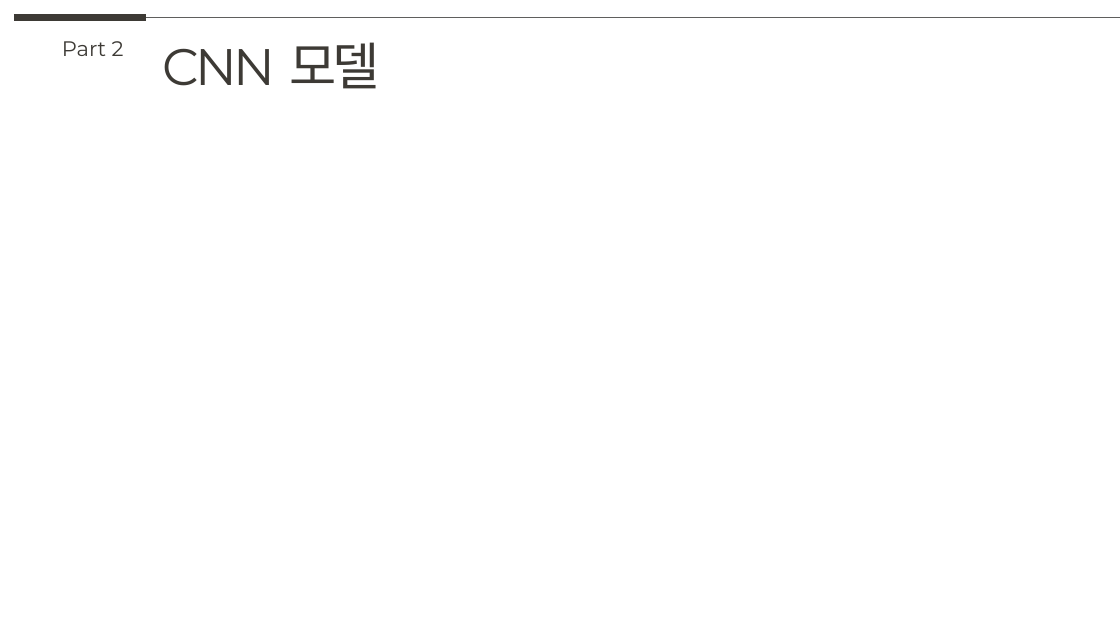
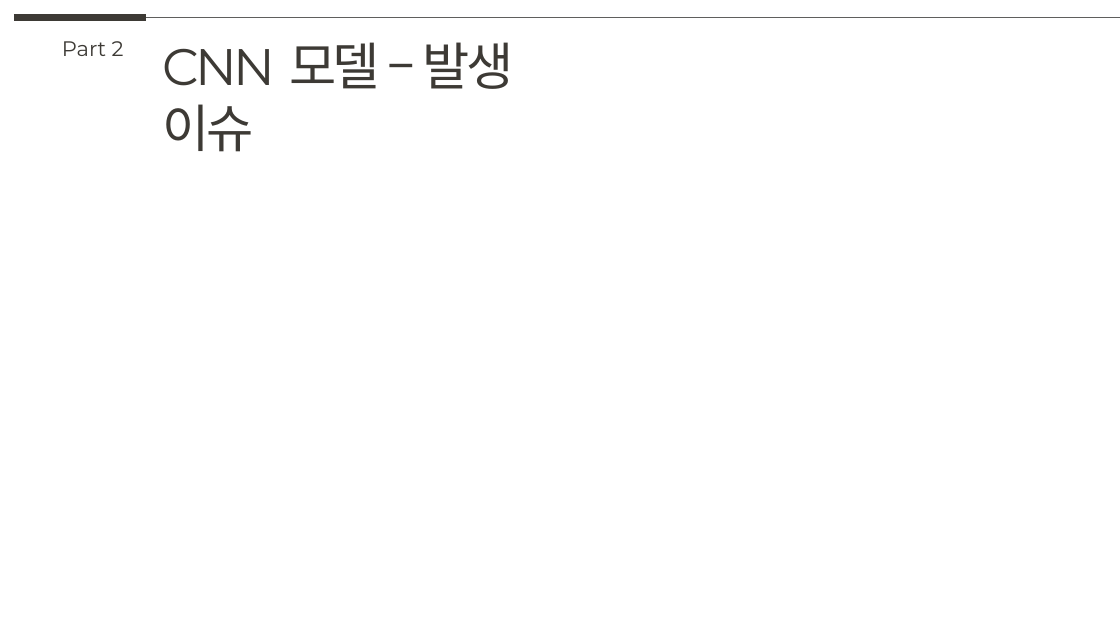
Before and after one commit to knudatascientists/lg-innotek-projects, a slide deck: slide 30 of docs/중간_보고서.pptx (slide 23 before the commit). Drawn at 1120x630 pixels with LibreOffice and Linux fonts; fonts in the diff are those of the drawing. Boxes give left, top, right and bottom in pixels: in the first picture for what was removed or moved away, otherwise in the second. Text is boxed around its words. In the diff, an @@ line names an element or a change of style, - is before the commit and + after.

```diff
--- a/docs/중간_보고서.pptx
+++ b/docs/중간_보고서.pptx
@@ text at (x1=162, y1=42, x2=514, y2=152): text changed @@
-CNN 모델
+CNN 모델 – 발생 이슈
```
Also in this commit, not shown: 19 other slides changed, 13 slides added, 1 slide removed, 18 other files.
